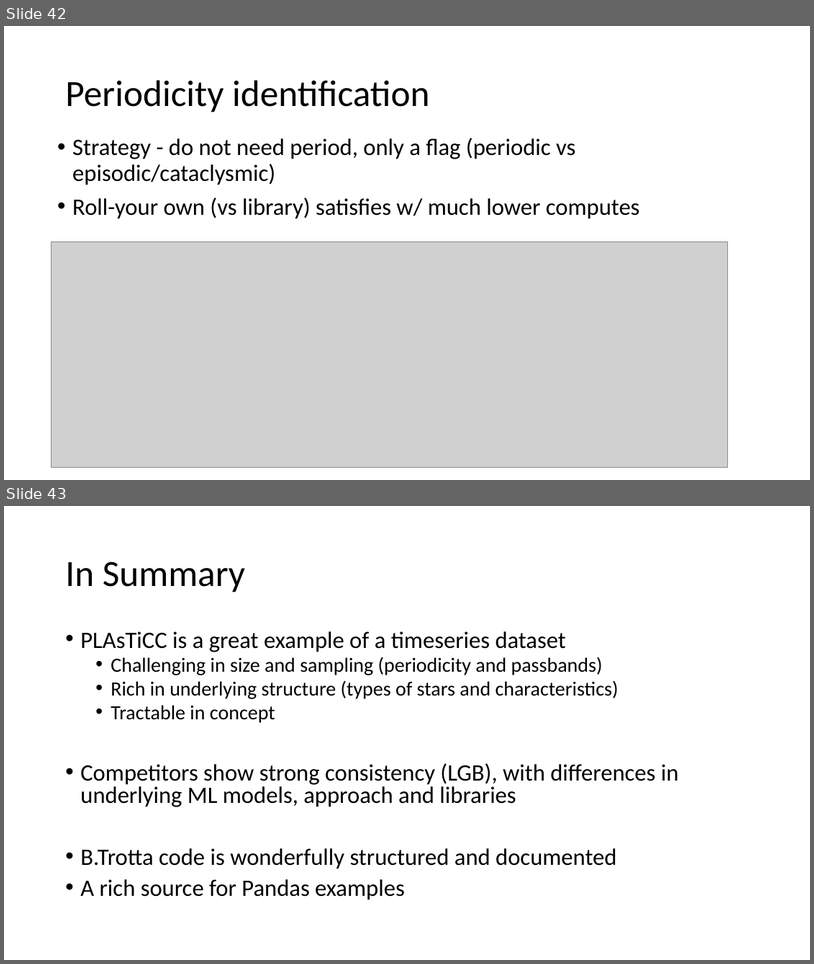
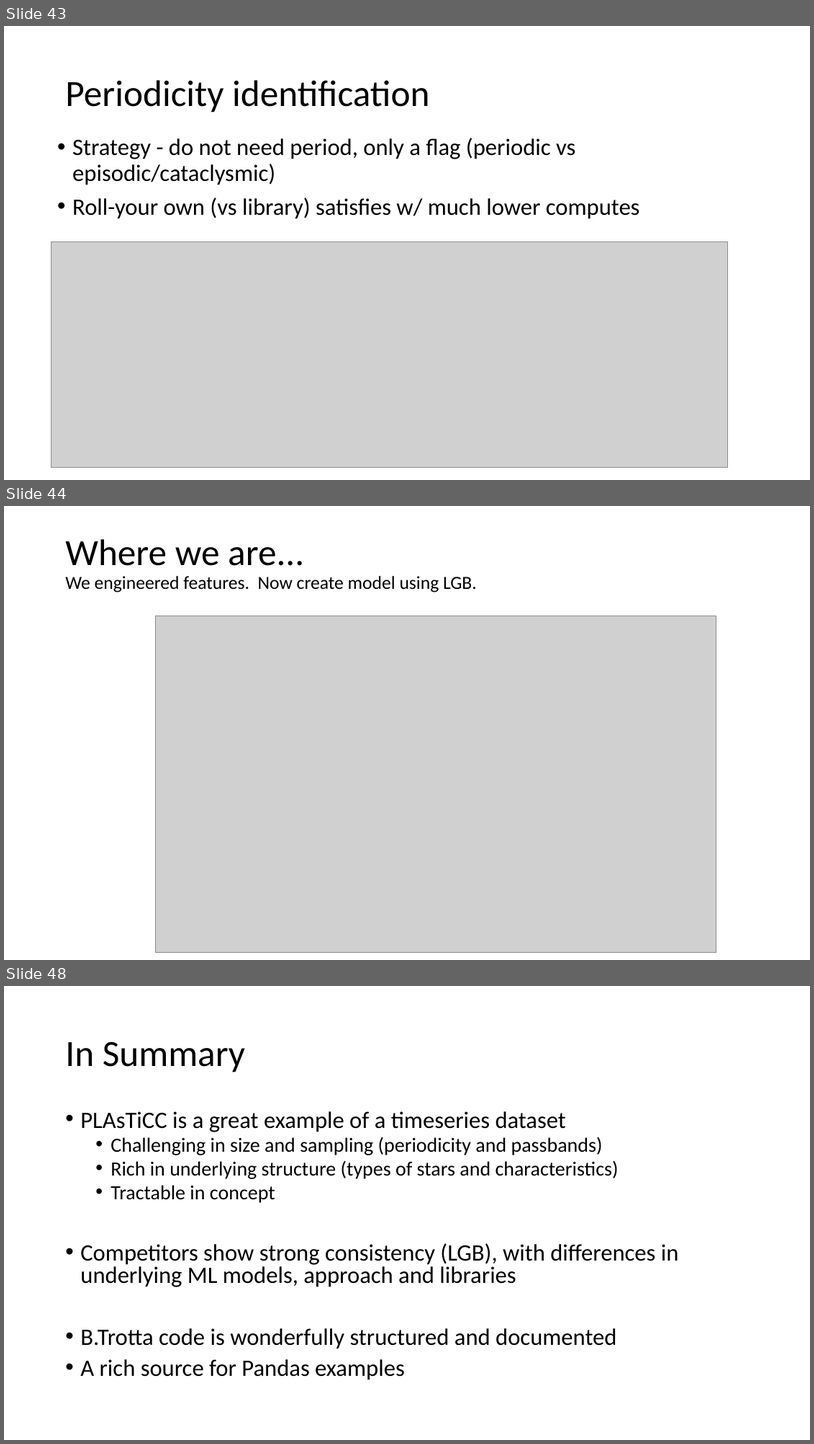
Before and after one commit to cwinsor/kaggle_plasticc, a slide deck: Kaggle_PLAsTiCC_and_B_Trotta_code_walk.pptx. Shown one above the other, each under a label of ours: slides 42 and 43 before the commit, slides 43, 44 and 48 after it; the slides between them are not shown. The pictures are 814x964 and 814x1444 pixels, drawn with LibreOffice and Linux fonts; fonts in the diff are those of the drawing; grey boxes stand for pictures. Boxes give left, top, right and bottom in pixels: in the first picture for what was removed or moved away, otherwise in the second. Text is boxed around its words. In the diff, an @@ line names an element or a change of style, - is before the commit and + after.

```diff
--- a/Kaggle_PLAsTiCC_and_B_Trotta_code_walk.pptx
+++ b/Kaggle_PLAsTiCC_and_B_Trotta_code_walk.pptx
@@ slide 44 added at [4, 506, 810, 960], background #FFFFFF @@
@@ title added at [65, 539, 477, 592], 22 pt, text #000000 @@
+Where we are...
+We engineered features. Now create model using LGB.
@@ picture added at [155, 615, 717, 952] @@
@@ what was slide 42 is now slide 43 @@
@@ what was slide 43 is now slide 48 @@
```
Also in this commit, not shown: 7 slides changed, 5 other slides added, 1 slide removed, 8 other files.
